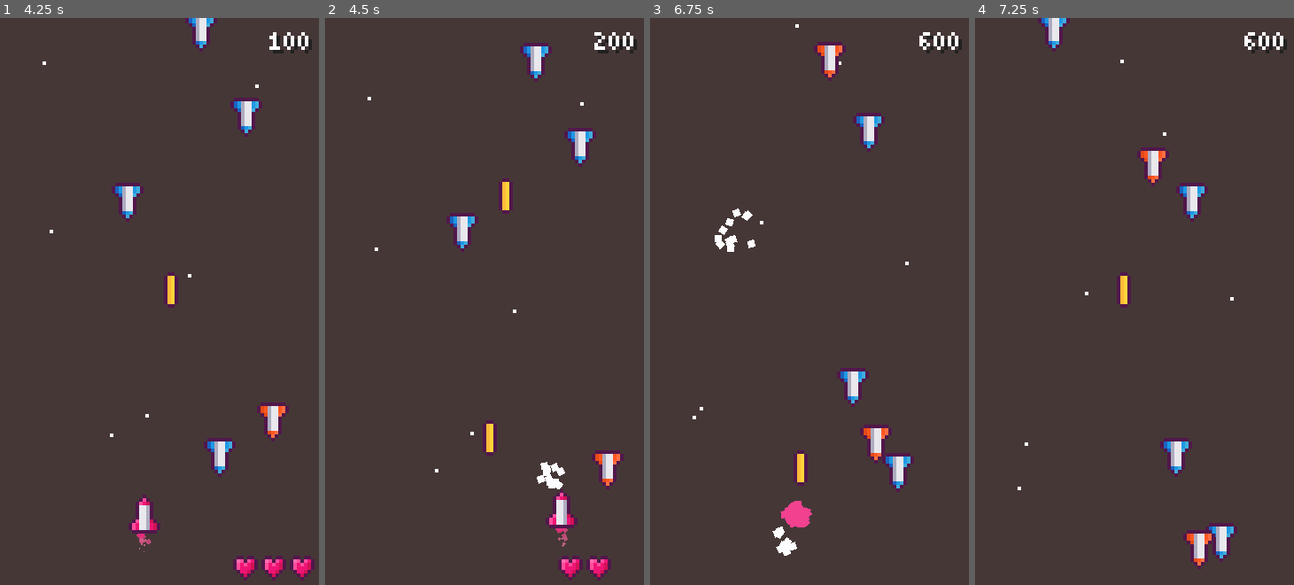
Above: before the commit, frames 1-4 (left to right).
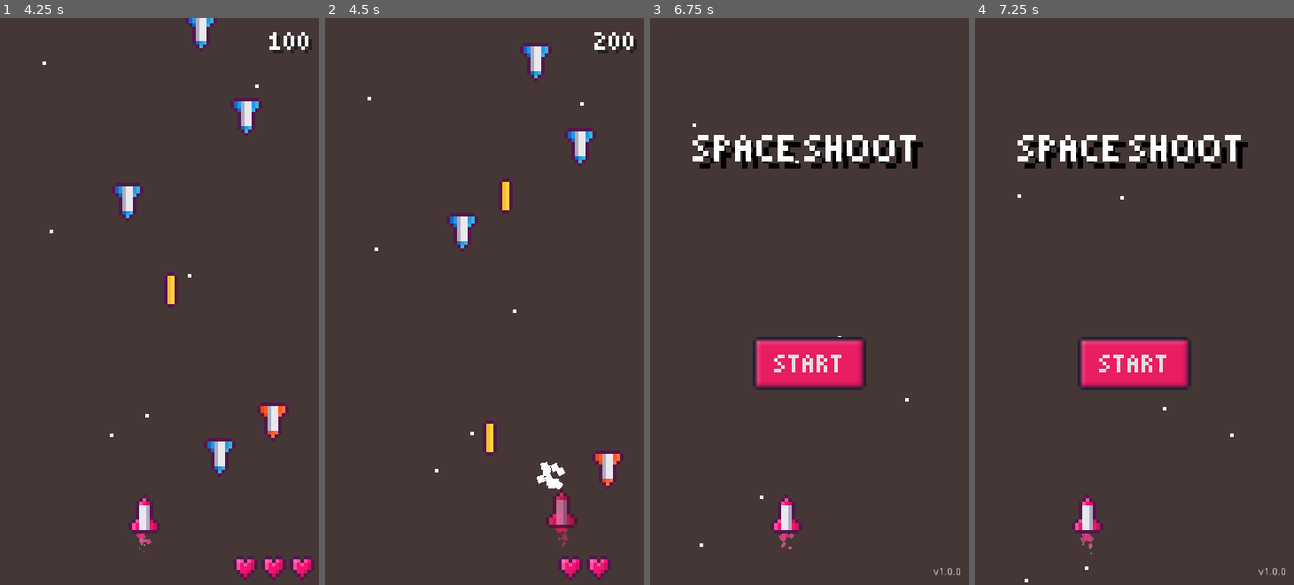
Above: after the commit, the same moments.

Repository: xinyer/game-spaceshooter
Game: Godot game, scene res://scene/Main.tscn
The game is run twice, just before and just after one commit, with the same random seed, the same clock (stepped at 60 frames per second) and the same inputs.
Inputs (mouse positions are in pixels of both pictures, inside the frame that each line leads up to):
- Up to frame 1 (4.25 s): click "START" at 0.5 s; move the mouse to (229, 273) at 1.27 s; press the mouse at (229, 273) at 1.28 s; move the mouse to (95, 329) at 2.02 s; release the mouse at (95, 329) at 2.03 s; click (95, 329) at 2.1 s; move the mouse to (191, 176) at 2.77 s; press the mouse at (191, 176) at 2.78 s; move the mouse to (143, 414) at 3.52 s; release the mouse at (143, 414) at 3.53 s; click (143, 414) at 3.6 s
- Up to frame 2 (4.5 s): move the mouse to (580, 386) at 4.27 s; press the mouse at (580, 386) at 4.28 s
- Up to frame 3 (6.75 s): move the mouse to (713, 216) at 5.02 s; release the mouse at (713, 216) at 5.03 s; click (713, 216) at 5.1 s; move the mouse to (825, 301) at 5.77 s; press the mouse at (825, 301) at 5.78 s; move the mouse to (761, 159) at 6.52 s; release the mouse at (761, 159) at 6.53 s; click (761, 159) at 6.6 s
- Up to frame 4 (7.25 s): no input

Frame 1 is identical in both runs. In frame 2, 0.3% of the frame differs, in the area x 70-79%, y 83-94%; in frame 3, 9.1%, in the area x 13-98%, y 1-99%; in frame 4, 9.0%.

Commit message:
Player play hit animation if hit

Diff:
--- a/scene/Player.tscn
+++ b/scene/Player.tscn
@@ -11,6 +11,22 @@
 
 [sub_resource type="Gradient" id=3]
 colors = PoolColorArray( 0.941176, 0.0823529, 0.462745, 0.760784, 0.760784, 0.623529, 0.623529, 0.819608 )
+
+[sub_resource type="Animation" id=4]
+resource_name = "hit"
+step = 0.2
+tracks/0/type = "value"
+tracks/0/path = NodePath(".:modulate")
+tracks/0/interp = 1
+tracks/0/loop_wrap = true
+tracks/0/imported = false
+tracks/0/enabled = true
+tracks/0/keys = {
+"times": PoolRealArray( 0, 0.2, 0.4 ),
+"transitions": PoolRealArray( 1, 1, 1 ),
+"update": 0,
+"values": [ Color( 1, 1, 1, 0.517647 ), Color( 0.941176, 0.0823529, 0.462745, 1 ), Color( 1, 1, 1, 1 ) ]
+}
 
 [node name="Player" type="Sprite"]
 rotation = 4.71239
@@ -45,4 +61,7 @@
 scale_amount = 2.0
 scale_amount_curve = SubResource( 2 )
 color_ramp = SubResource( 3 )
+
+[node name="HitAnimationPlayer" type="AnimationPlayer" parent="."]
+anims/hit = SubResource( 4 )
 [connection signal="area_entered" from="HitBox" to="." method="_on_HitBox_area_entered"]
--- a/script/Player.gd
+++ b/script/Player.gd
@@ -33,10 +33,12 @@
 	if area.is_in_group("Enemy"):
 		AudioManager.play("Hit")
 		Global.player_health -= 1
+		$HitAnimationPlayer.play("hit")
 		if (Global.player_health == 0):
 			AudioManager.play("Explosion")
 			emit_signal("node_instance", destory_particles, global_position)
 			if Global.camera != null:
 				Global.camera.small_shake()
 			queue_free()
+			get_tree().change_scene("res://scene/Main.tscn")
 	pass
Not shown: 2 places in scene/Main.tscn that only renumber resources
Not shown: 1 places in scene/Player.tscn that only renumber resources
